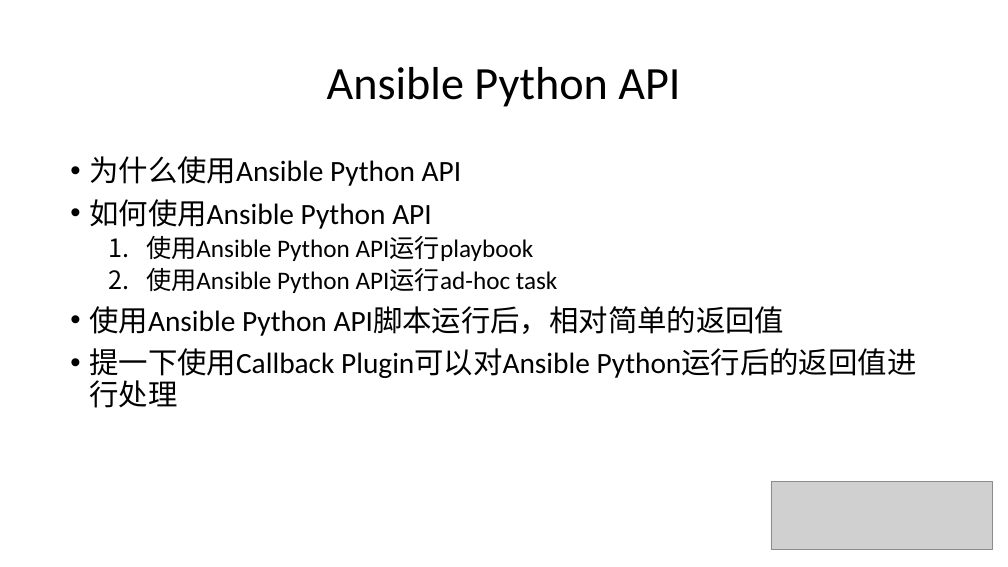
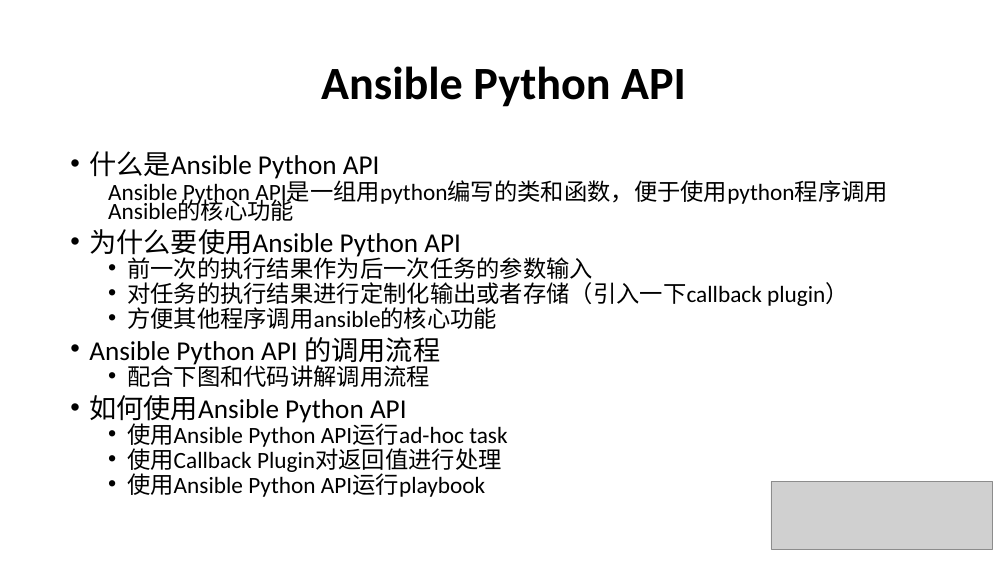
Before and after one commit to leeyan85/ansible-develop, a slide deck: slide 6 of 06-Ansible develop.pptx (slide 7 before the commit). Drawn at 1008x567 pixels with LibreOffice and Linux fonts; fonts in the diff are those of the drawing; grey boxes stand for pictures. Boxes give left, top, right and bottom in pixels: in the first picture for what was removed or moved away, otherwise in the second. Text is boxed around its words. In the diff, an @@ line names an element or a change of style, - is before the commit and + after.

Commit message:
modify the PPT and code

```diff
--- a/06-Ansible develop.pptx
+++ b/06-Ansible develop.pptx
@@ title "Ansible Python API" at <box>321,66,686,107</box>: bold on @@
@@ text at <box>89,151,888,387</box>: text changed; size 28 to 22.2 pt @@
-• 为什么使用Ansible Python API
+• 什么是Ansible Python API
+  Ansible Python API是一组用python编写的类和函数，便于使用python程序调用Ansible的核心功能
+• 为什么要使用Ansible Python API
+  • 前一次的执行结果作为后一次任务的参数输入
+  • 对任务的执行结果进行定制化输出或者存储（引入一下callback plugin）
+  • 方便其他程序调用ansible的核心功能
+• Ansible Python API 的调用流程
+  • 配合下图和代码讲解调用流程
@@ text at <box>89,268,785,381</box>: paragraphs removed @@
-  2. 使用Ansible Python API运行ad-hoc task
-• 使用Ansible Python API脚本运行后，相对简单的返回值
-• 提一下使用Callback Plugin可以对Ansible Python运行后的返回值进行处理
@@ text at <box>89,395,485,497</box>: size 28 to 25.9 pt in "如何使用Ansible Python API"; size 24 to 22.2 pt in "使用Ansible Python API运行playbook"; line spacing 0.9 to 0.7; bullet 1. to • @@
@@ text at <box>127,420,507,475</box>: paragraphs added @@
+  • 使用Ansible Python API运行ad-hoc task
+  • 使用Callback Plugin对返回值进行处理
```
Also in this commit, not shown: 5 other slides changed, 1 slide added, 2 slides removed, 8 other files.
